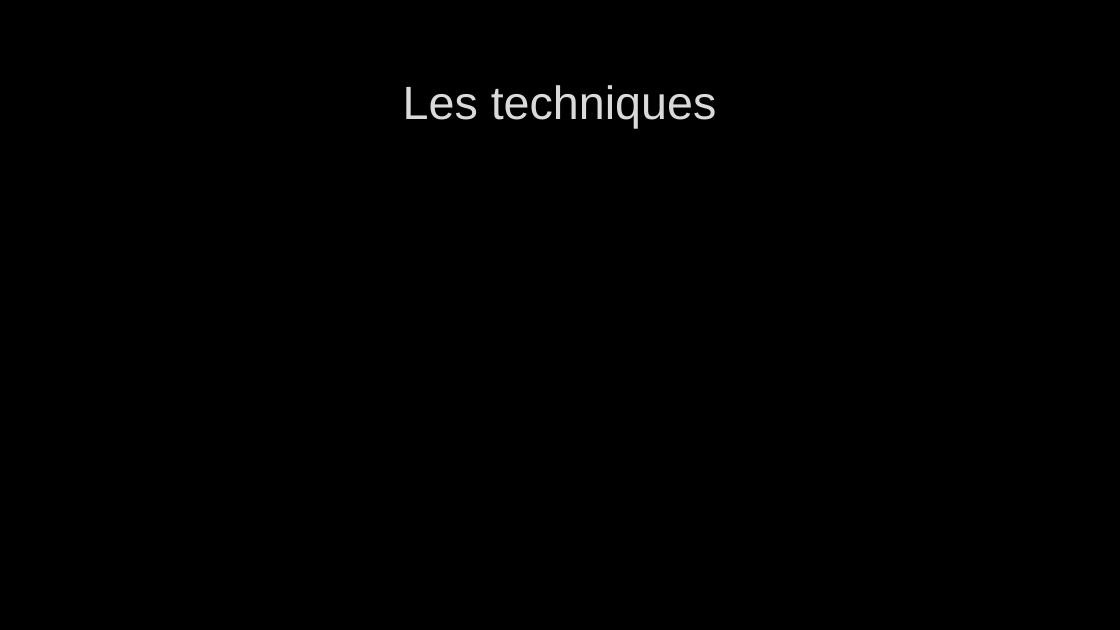
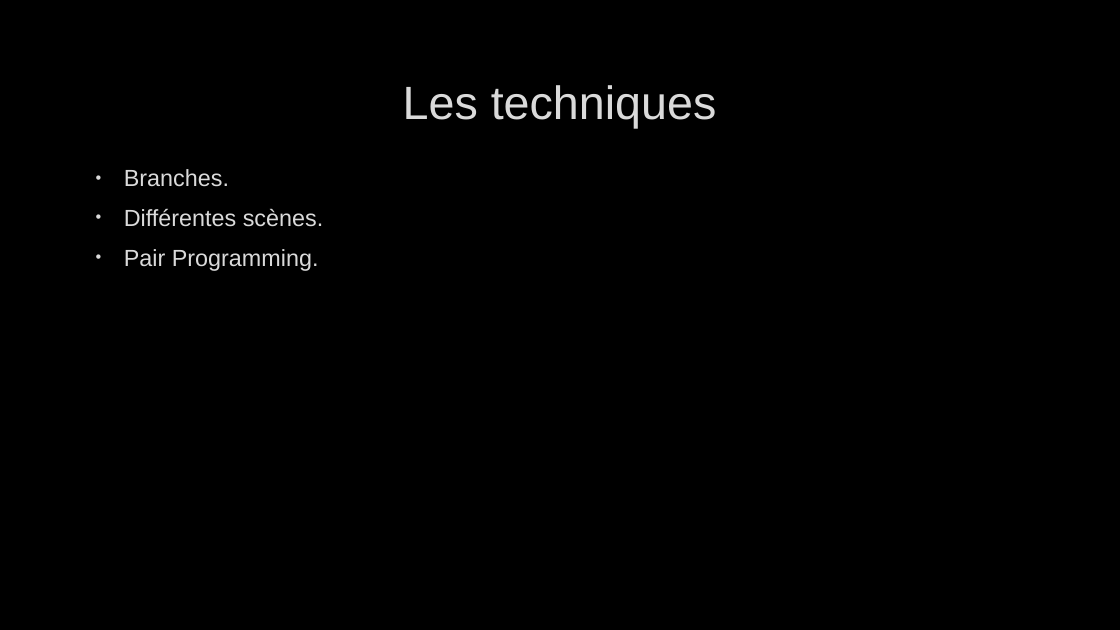
Before and after one commit to llSkyTechll/LegendaryProject, a slide deck: slide 8 of Presentation Legendary Project.pptx. Drawn at 1120x630 pixels with LibreOffice and Linux fonts; fonts in the diff are those of the drawing; background and template pictures are left out. Boxes give left, top, right and bottom in pixels: in the first picture for what was removed or moved away, otherwise in the second. Text is boxed around its words. In the diff, an @@ line names an element or a change of style, - is before the commit and + after.

```diff
--- a/Presentation Legendary Project.pptx
+++ b/Presentation Legendary Project.pptx
@@ text added at (124, 169, 323, 271), 20 pt, text #DADADA @@
+• Branches.
+• Différentes scènes.
+• Pair Programming.
```
Also in this commit, not shown: 8 other slides changed, 2 slides added, 1 slide removed.
